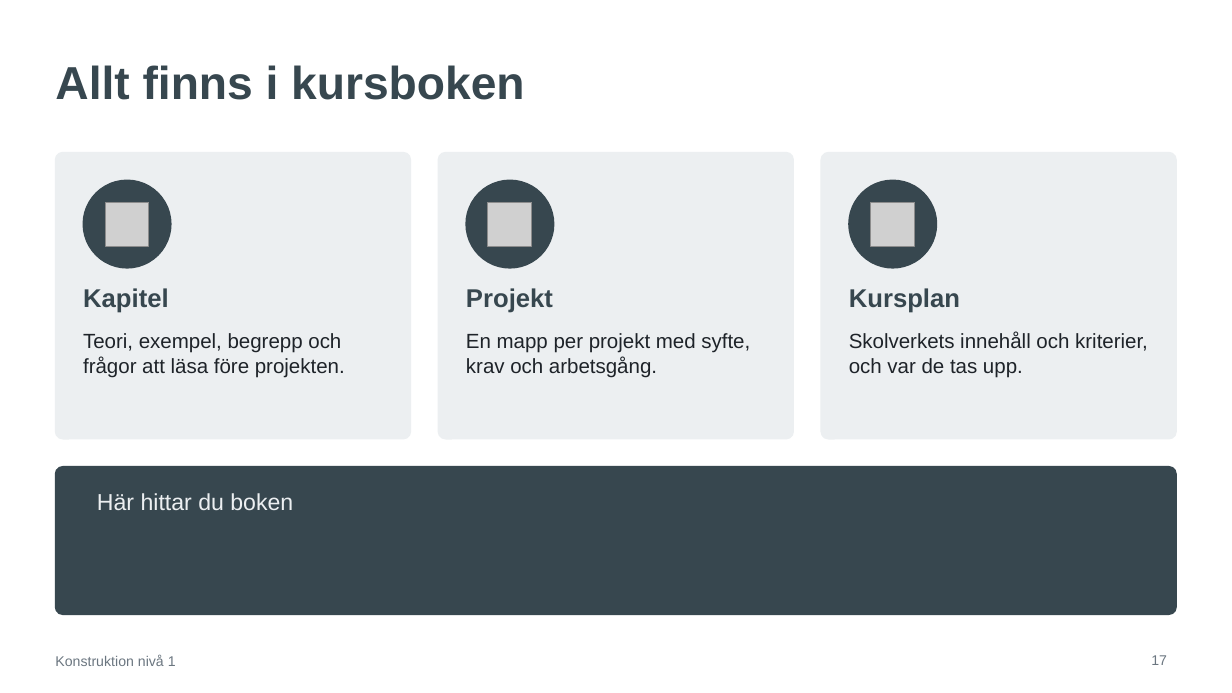
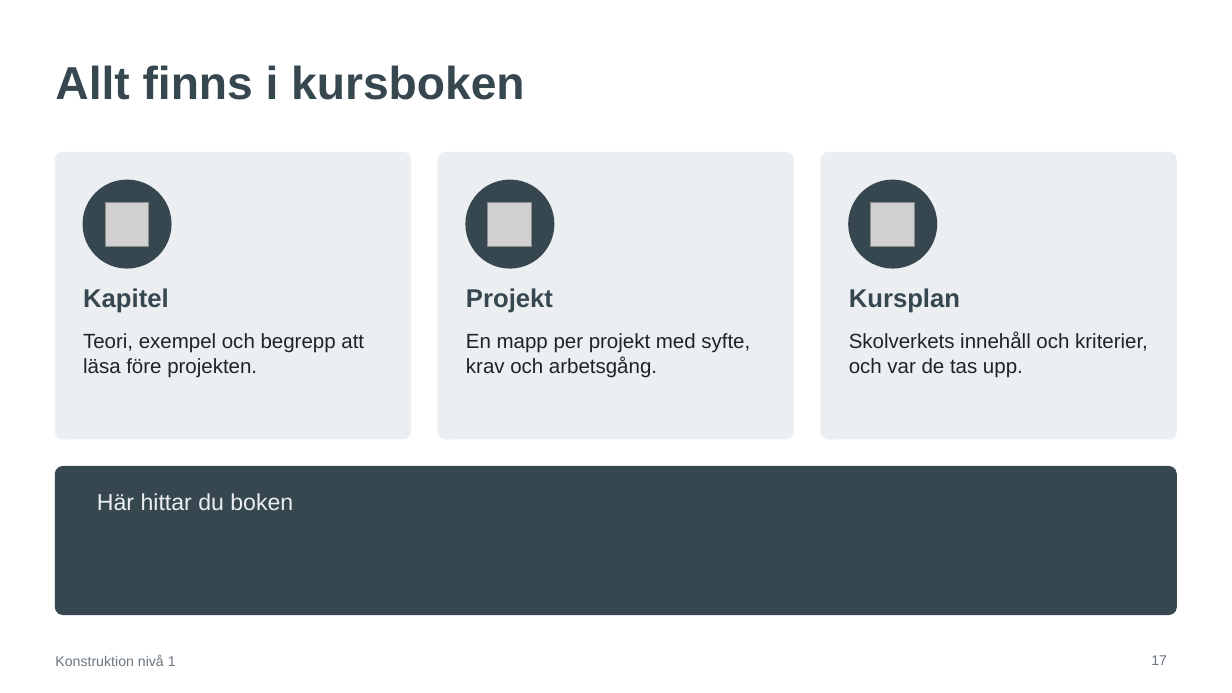
Before and after one commit to abbindustrigymnasium/Konstruktion1, a slide deck: slide 17 of Konstruktion 1 - Kurspresentation.pptx. Drawn at 1232x693 pixels with LibreOffice and Linux fonts; fonts in the diff are those of the drawing; grey boxes stand for pictures. Boxes give left, top, right and bottom in pixels: in the first picture for what was removed or moved away, otherwise in the second. Text is boxed around its words. In the diff, an @@ line names an element or a change of style, - is before the commit and + after.

```diff
--- a/Konstruktion 1 - Kurspresentation.pptx
+++ b/Konstruktion 1 - Kurspresentation.pptx
@@ text at (x1=83, y1=333, x2=364, y2=378): text changed @@
-Teori, exempel, begrepp och frågor att läsa före projekten.
+Teori, exempel och begrepp att läsa före projekten.
```
Also in this commit, not shown: 11 other files.
